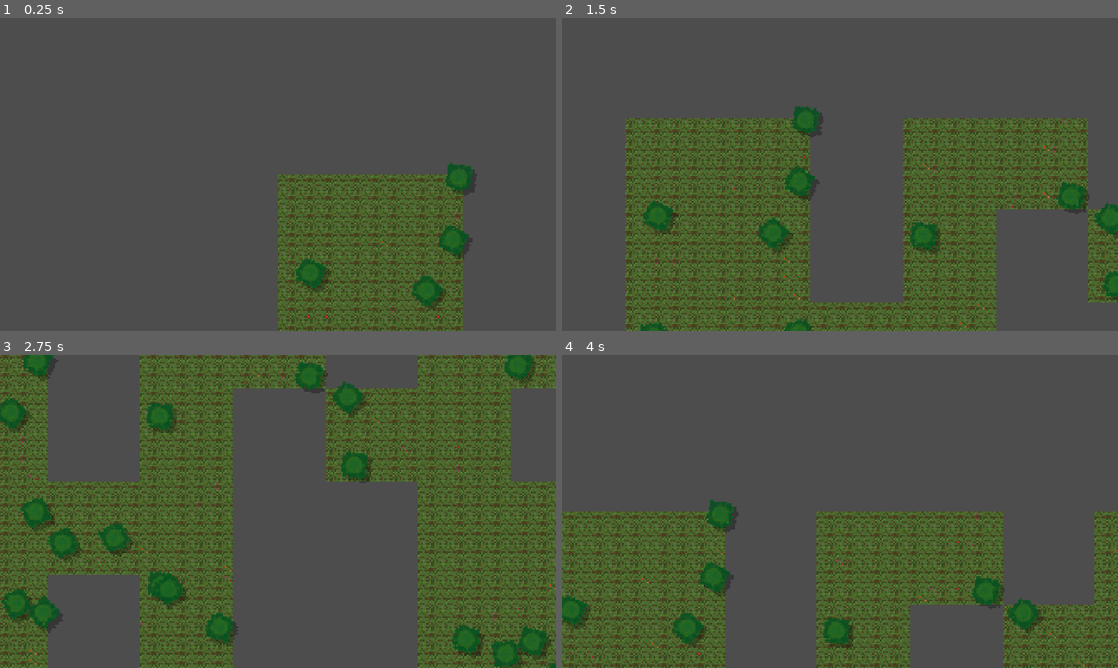
Above: before the commit, frames 1-4 (two rows, left to right).
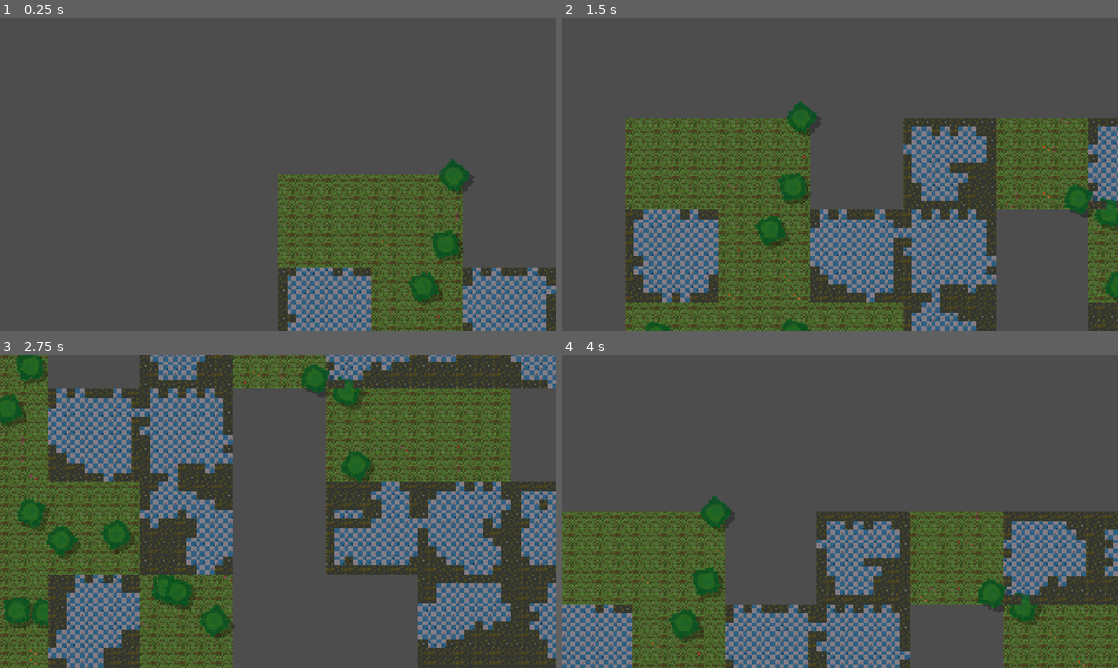
Above: after the commit, the same moments.

Repository: mark4pro/rogue-like
Game: Godot game, scene res://worldGen/testGen.tscn
The game is run twice, just before and just after one commit, with the same random seed, the same clock (stepped at 60 frames per second) and the same inputs.
Inputs (mouse positions are in pixels of both pictures, inside the frame that each line leads up to):
- Up to frame 1 (0.25 s): no input
- Up to frame 2 (1.5 s): tap Enter at 0.5 s; move the mouse to (962, 158) at 0.52 s; hold D (right) 0.53-1.28 s; tap F6 (free_cam) at 0.6 s; click (962, 158) at 0.67 s; move the mouse to (728, 190) at 1.27 s; hold S (down) from 1.28 s (still down); tap Ctrl (roll) at 1.35 s
- Up to frame 3 (2.75 s): move the mouse to (333, 442) at 2.02 s; release S (down) at 2.03 s; hold D (right) from 2.03 s (still down); hold Shift (sprint) from 2.03 s (still down)
- Up to frame 4 (4 s): move the mouse to (812, 574) at 2.77 s; release D (right) at 2.78 s; release Shift (sprint) at 2.78 s; hold W (up) 2.78-3.53 s; tap F6 (free_cam) at 2.85 s; click (812, 574) at 2.92 s; move the mouse to (1006, 558) at 3.52 s; hold A (left) from 3.53 s (still down); tap Ctrl (roll) at 3.6 s

The runs differ from the first frame. In frame 1, 7.3% of the frame differs, in the area x 50-100%, y 45-100%; in frame 2, 22%; in frame 3, 43%, in the area x 0-100%, y 0-100%; in frame 4, 20%.

Commit message:
cave gen?

Diff:
--- a/worldGen/Gens/default_biome.tres
+++ b/worldGen/Gens/default_biome.tres
@@ -4,4 +4,5 @@
 
 [resource]
 script = ExtResource("1_cetdh")
+cave_val = -0.1
 metadata/_custom_type_script = "uid://kawcidclgko2"
--- /dev/null
+++ b/worldGen/Gens/default_cave.tres
@@ -0,0 +1,9 @@
+[gd_resource type="Resource" script_class="CaveGenerator" format=3 uid="uid://du115ylxkrsr7"]
+
+[ext_resource type="Script" uid="uid://ylknh5ck4pw" path="res://worldGen/scripts/generators/cave.gd" id="1_xwykf"]
+
+[resource]
+script = ExtResource("1_xwykf")
+iterations = 3
+frequency = Vector2(0.03, 0.1)
+metadata/_custom_type_script = "uid://ylknh5ck4pw"
--- a/worldGen/Worlds/default.tres
+++ b/worldGen/Worlds/default.tres
@@ -4,9 +4,10 @@
 [ext_resource type="Script" uid="uid://cab4hmnosppxl" path="res://worldGen/scripts/world.gd" id="1_ri3vg"]
 [ext_resource type="Script" uid="uid://bo3sellcqtcpc" path="res://worldGen/scripts/worldGenData.gd" id="2_8d4nn"]
 [ext_resource type="Resource" uid="uid://dult6se6tytej" path="res://worldGen/Gens/default_forest.tres" id="3_78rfr"]
+[ext_resource type="Resource" uid="uid://du115ylxkrsr7" path="res://worldGen/Gens/default_cave.tres" id="4_8d4nn"]
 
 [resource]
 script = ExtResource("1_ri3vg")
 biomeGenerator = ExtResource("1_5lkmq")
-generators = Array[ExtResource("2_8d4nn")]([ExtResource("3_78rfr")])
+generators = Array[ExtResource("2_8d4nn")]([ExtResource("3_78rfr"), ExtResource("4_8d4nn")])
 metadata/_custom_type_script = "uid://cab4hmnosppxl"
--- a/worldGen/scripts/generators/biome.gd
+++ b/worldGen/scripts/generators/biome.gd
@@ -1,18 +1,24 @@
 extends WorldGenerator
 class_name BiomeGenerator
+
+@export var frequency : Vector2 = Vector2(0.03, 0.5)
+
+@export var cave_val : float = -0.3
+@export var forest_val : float = 0.2
+#@export var dungeon_val : float = -0.3
 
 var noise = FastNoiseLite.new()
 
 func gen() -> void:
 	noise.seed = Worldgen.seed
-	noise.frequency = randf_range(0.03, 0.5)
+	noise.frequency = randf_range(frequency.x, frequency.y)
 
 	for cy in range(Worldgen.chunkSize.y):
 		for cx in range(Worldgen.chunkSize.x):
 			var n = noise.get_noise_2d(cx, cy)
-			if n < -0.3:
+			if n < cave_val:
 				Worldgen.biomeMap[cy][cx] = Worldgen.Biome.CAVE
-			elif n < 0.2:
+			elif n < forest_val:
 				Worldgen.biomeMap[cy][cx] = Worldgen.Biome.FOREST
 			else:
 				Worldgen.biomeMap[cy][cx] = Worldgen.Biome.DUNGEON
--- /dev/null
+++ b/worldGen/scripts/generators/cave.gd
@@ -0,0 +1,69 @@
+extends WorldGenerator
+class_name CaveGenerator
+
+@export var iterations : int = 6
+@export var frequency : Vector2 = Vector2(0.03, 0.5)
+
+var chunkTiles : int = 10
+var noise = FastNoiseLite.new()
+
+func gen() -> void:
+	noise.seed = Worldgen.seed
+	noise.frequency = randf_range(frequency.x, frequency.y)
+
+	for cy in range(Worldgen.chunkSize.y):
+		for cx in range(Worldgen.chunkSize.x):
+			if Worldgen.biomeMap[cy][cx] != Worldgen.Biome.CAVE:
+				continue
+
+			# --- initial random fill ---
+			for y in range(chunkTiles):
+				for x in range(chunkTiles):
+					var wx = cx * chunkTiles + x
+					var wy = cy * chunkTiles + y
+
+					if randf() < 0.45:
+						Worldgen.world[wy][wx] = Worldgen.TileType.WALL
+					else:
+						Worldgen.world[wy][wx] = Worldgen.TileType.FLOOR
+
+			# --- cellular automata smoothing ---
+			for i in range(iterations):
+				smooth_cave_chunk(cx, cy)
+
+func smooth_cave_chunk(cx: int, cy: int) -> void:
+	var temp := []
+
+	# copy chunk into temp
+	for y in range(chunkTiles):
+		temp.append([])
+		for x in range(chunkTiles):
+			var wx = cx * chunkTiles + x
+			var wy = cy * chunkTiles + y
+			temp[y].append(Worldgen.world[wy][wx])
+
+	# apply rules
+	for y in range(chunkTiles):
+		for x in range(chunkTiles):
+			var wall_count := 0
+
+			for ny in range(-1, 2):
+				for nx in range(-1, 2):
+					if nx == 0 and ny == 0:
+						continue
+
+					var px = x + nx
+					var py = y + ny
+
+					if px < 0 or py < 0 or px >= chunkTiles or py >= chunkTiles:
+						wall_count += 1
+					elif temp[py][px] == Worldgen.TileType.WALL:
+						wall_count += 1
+
+			var wx = cx * chunkTiles + x
+			var wy = cy * chunkTiles + y
+
+			if wall_count > 4:
+				Worldgen.world[wy][wx] = Worldgen.TileType.WALL
+			else:
+				Worldgen.world[wy][wx] = Worldgen.TileType.FLOOR
--- a/worldGen/scripts/generators/forest.gd
+++ b/worldGen/scripts/generators/forest.gd
@@ -1,21 +1,24 @@
 extends WorldGenerator
 class_name ForestGenerator
 
+@export var frequency : Vector2 = Vector2(0.03, 0.5)
+
+var chunkTiles : int = 10
 var noise = FastNoiseLite.new()
 
 func gen() -> void:
 	noise.seed = Worldgen.seed
-	noise.frequency = randf_range(0.03, 0.5)
+	noise.frequency = randf_range(frequency.x, frequency.y)
 
 	for cy in range(Worldgen.chunkSize.y):
 		for cx in range(Worldgen.chunkSize.x):
 			if Worldgen.biomeMap[cy][cx] != Worldgen.Biome.FOREST:
 				continue
 
-			for y in range(10):
-				for x in range(10):
-					var wx = cx * 10 + x
-					var wy = cy * 10 + y
+			for y in range(chunkTiles):
+				for x in range(chunkTiles):
+					var wx = cx * chunkTiles + x
+					var wy = cy * chunkTiles + y
 
 					Worldgen.world[wy][wx] = Worldgen.TileType.GRASS
 
--- a/worldGen/scripts/worldgen.gd
+++ b/worldGen/scripts/worldgen.gd
@@ -62,6 +62,12 @@
 	parent.add_child(trees)
 	newLayers.trees = trees
 
+	var walls : TileMapLayer = TileMapLayer.new()
+	walls.name = "Walls"
+	walls.z_index = 3
+	parent.add_child(walls)
+	newLayers.walls = walls
+
 	return newLayers
 
 func initArrays() -> void:
@@ -94,17 +100,21 @@
 	var ground : TileMapLayer = layers.ground
 	var props : TileMapLayer = layers.props
 	var trees : Node2D = layers.trees
+	var walls : TileMapLayer = layers.walls
 
 	var tileSet = load("res://Assets/tilesets/forest_test.tres")
 
 	ground.tile_set = tileSet
 	props.tile_set = tileSet
+	walls.tile_set = tileSet
 
 	ground.tile_set.tile_size = Vector2i(tileSize, tileSize)
 	props.tile_set.tile_size = Vector2i(tileSize, tileSize)
+	walls.tile_set.tile_size = Vector2i(tileSize, tileSize)
 
 	ground.clear()
 	props.clear()
+	walls.clear()
 
 	for y in range(world.size()):
 		for x in range(world[y].size()):
@@ -123,6 +133,12 @@
 					newTree.name = "Tree1"
 					newTree.rotation_degrees = randf_range(0, 360)
 					newTree.position = ground.map_to_local(Vector2i(x, y)) + Vector2(randf_range(-16, 16), randf_range(-16, 16))
+
+				TileType.FLOOR:
+					ground.set_cell(Vector2i(x, y), 0, Vector2i(0, 2))
+
+				TileType.WALL:
+					walls.set_cell(Vector2i(x, y), 0, Vector2i(2, 0))
 
 func regen() -> void:
 	seed = randi()
Not shown, added: worldGen/scripts/generators/cave.gd.uid
